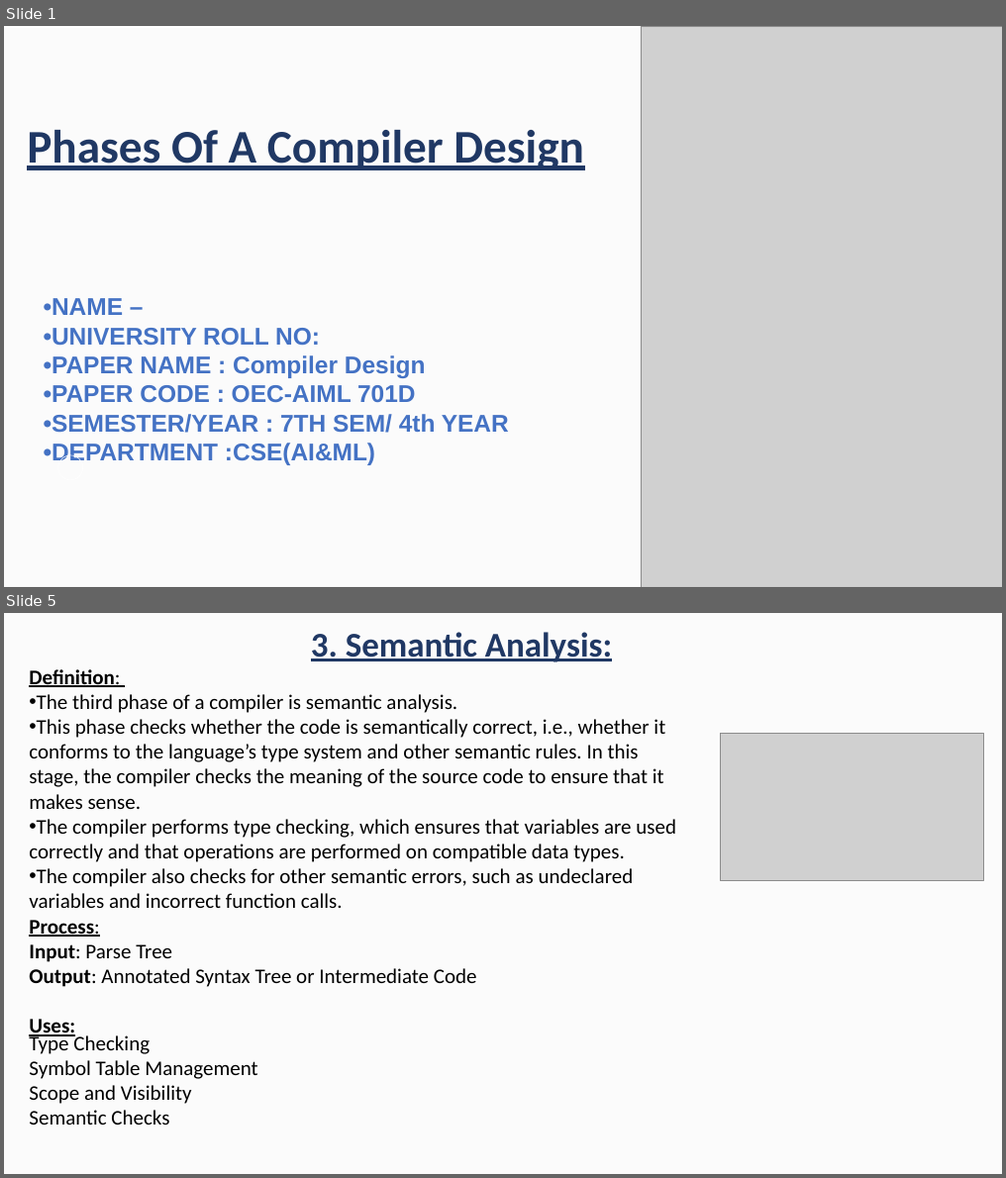
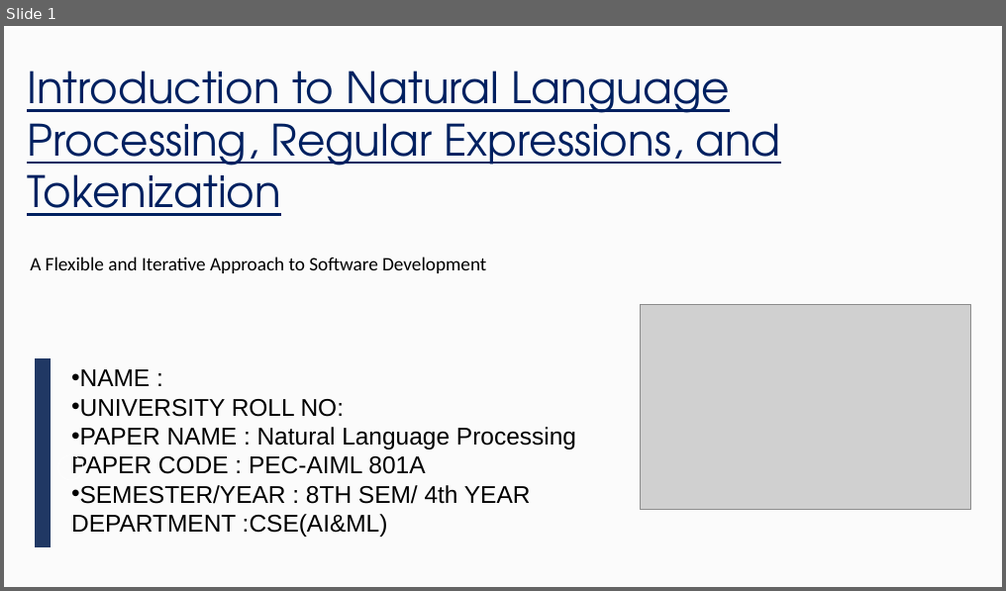
Before and after one commit to aditya2027krml/Undergraduate-CSE-AI-ML-Presentations-and-Reports-of-College, a slide deck: 4th Year/Presentations/34230821034.pptx. Shown one above the other, each under a label of ours: slides 1 and 5 before the commit, slide 1 after it; the slides between them are not shown. The pictures are 1006x1178 and 1006x591 pixels, drawn with LibreOffice and Linux fonts; fonts in the diff are those of the drawing; grey boxes stand for pictures; background and template pictures are left out. Boxes give left, top, right and bottom in pixels: in the first picture for what was removed or moved away, otherwise in the second. Text is boxed around its words. In the diff, an @@ line names an element or a change of style, - is before the commit and + after.

Commit message:
Add files via upload
Introduction to Natural Language Processing, Regular Expressions, and Tokenization

```diff
--- a/4th Year/Presentations/34230821034.pptx
+++ b/4th Year/Presentations/34230821034.pptx
@@ slide 5 removed at <box>4,613,1002,1174</box>, background picture (left out) @@
@@ rectangle removed at <box>4,613,1002,1174</box> @@
@@ text removed at <box>311,632,612,663</box> @@
-3. Semantic Analysis:
@@ text removed at <box>29,669,676,1125</box> @@
-Definition:
-• The third phase of a compiler is semantic analysis.
-• This phase checks whether the code is semantically correct, i.e., whether it conforms to the language’s type system and other semantic rules. In this stage, the compiler checks the meaning of the source code to ensure that it makes sense.
-• The compiler performs type checking, which ensures that variables are used correctly and that operations are performed on compatible data types.
-• The compiler also checks for other semantic errors, such as undeclared variables and incorrect function calls.
-Process:
-Input: Parse Tree
-Output: Annotated Syntax Tree or Intermediate Code
-Uses:
-Type Checking
-Symbol Table Management
-Scope and Visibility
-Semantic Checks
@@ picture removed at <box>721,734,983,880</box> @@
@@ slide 1 changed as well @@
@@ picture removed at <box>641,26,1002,587</box> @@
@@ text at <box>27,71,781,216</box>: text changed; size 54 to 50 pt; font Calibri to TeX Gyre Adventor; text colour #203864 to #002060; bold off @@
-Phases Of A Compiler Design
+Introduction to Natural Language Processing, Regular Expressions, and Tokenization
@@ text added at <box>30,257,486,274</box>, 22 pt, text #000000 @@
+A Flexible and Iterative Approach to Software Development
@@ picture added at <box>640,305,970,509</box> @@
@@ freeform shape added at <box>35,359,51,548</box>, fill #203864 @@
@@ text at <box>71,370,576,537</box>: text changed; text colour #4472C4 to #000000; bold off @@
-•NAME –
-•UNIVERSITY ROLL NO:
-•PAPER NAME : Compiler Design
-•PAPER CODE : OEC-AIML 701D
-•SEMESTER/YEAR : 7TH SEM/ 4th YEAR •DEPARTMENT :CSE(AI&ML)
+• NAME :
+• UNIVERSITY ROLL NO:
+• PAPER NAME : Natural Language Processing PAPER CODE : PEC-AIML 801A
+• SEMESTER/YEAR : 8TH SEM/ 4th YEAR DEPARTMENT :CSE(AI&ML)
```
Also in this commit, not shown: 1 other slide changed, 9 slides added, 8 other slides removed.
